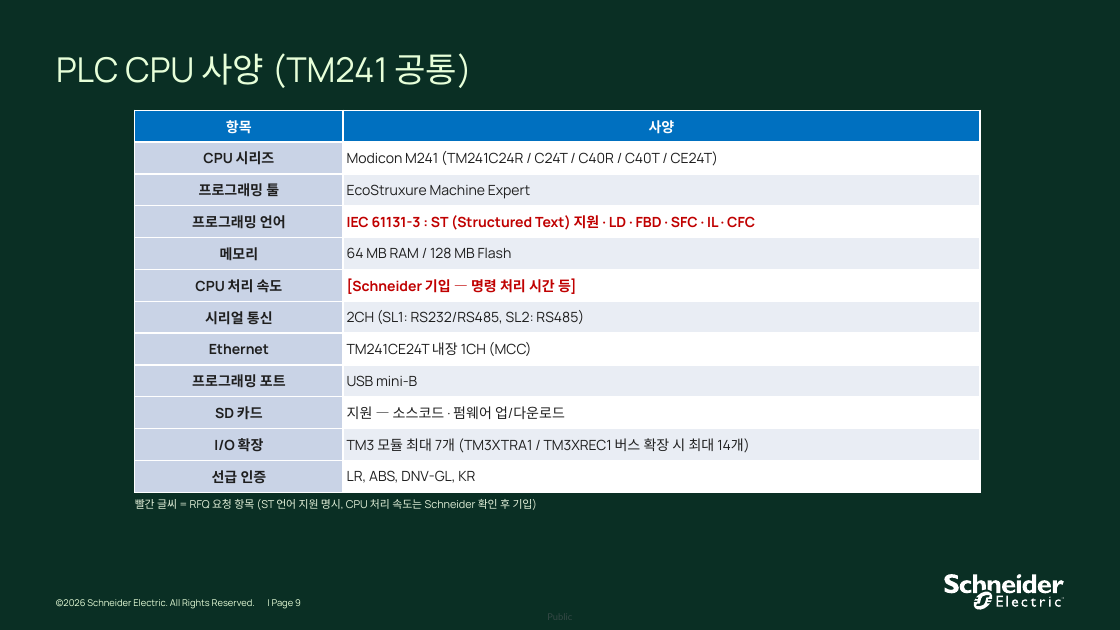
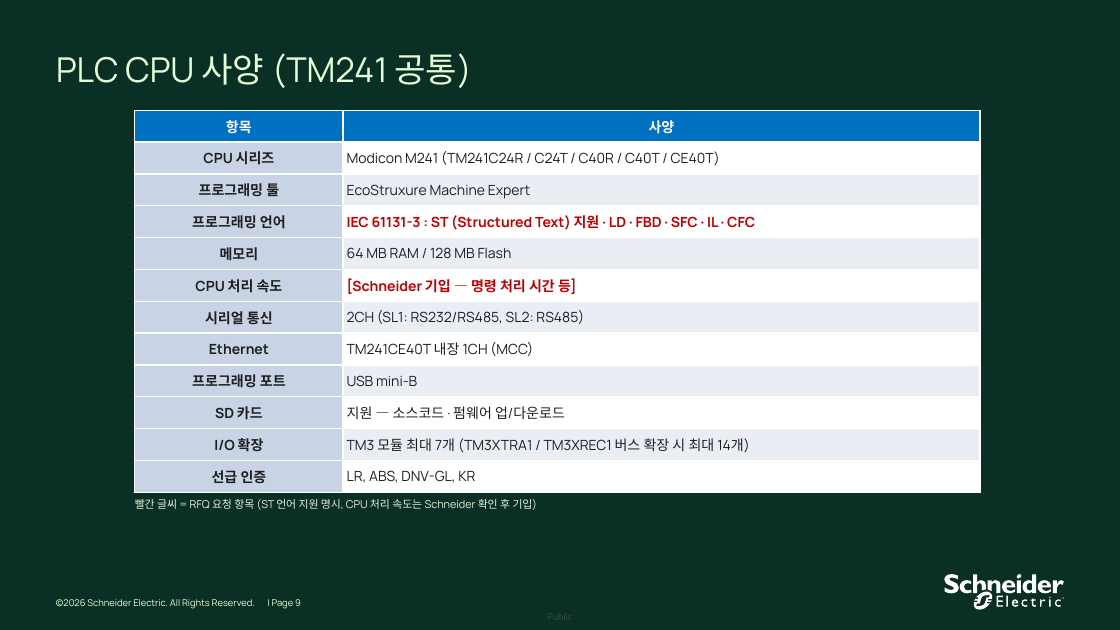
Before and after one commit to bmk3037/New-Project, a slide deck: slide 9 of Schneider_PLC_Configuration_Techross_수정본.pptx. Drawn at 1120x630 pixels with LibreOffice and Linux fonts; fonts in the diff are those of the drawing; background and template pictures are left out. Boxes give left, top, right and bottom in pixels: in the first picture for what was removed or moved away, otherwise in the second. Text is boxed around its words. In the diff, an @@ line names an element or a change of style, - is before the commit and + after.

```diff
--- a/Schneider_PLC_Configuration_Techross_수정본.pptx
+++ b/Schneider_PLC_Configuration_Techross_수정본.pptx
@@ table at [134, 110, 980, 492] @@
-row 2, column 2: Modicon M241 (TM241C24R / C24T / C40R / C40T / CE24T)
+row 2, column 2: Modicon M241 (TM241C24R / C24T / C40R / C40T / CE40T)
-row 8, column 2: TM241CE24T 내장 1CH (MCC)
+row 8, column 2: TM241CE40T 내장 1CH (MCC)
```
Also in this commit, not shown: 3 other slides changed, 1 other file.
